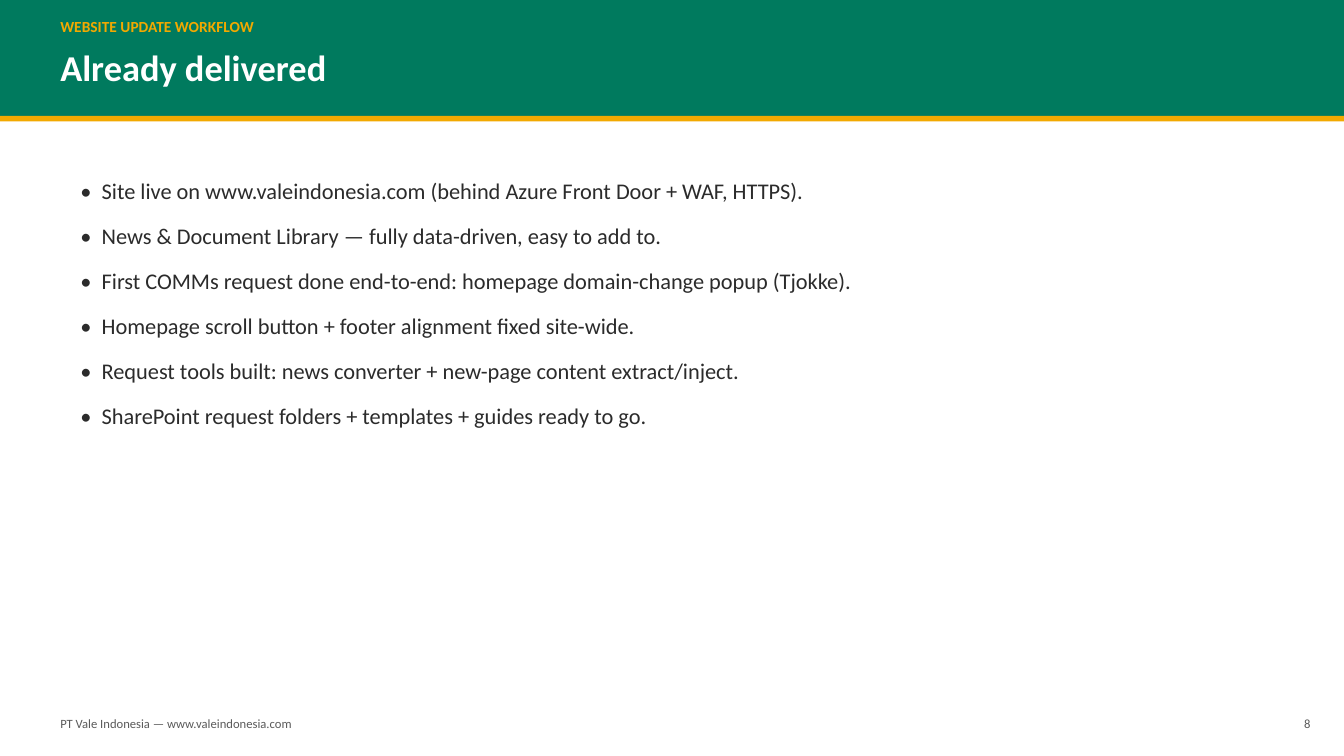
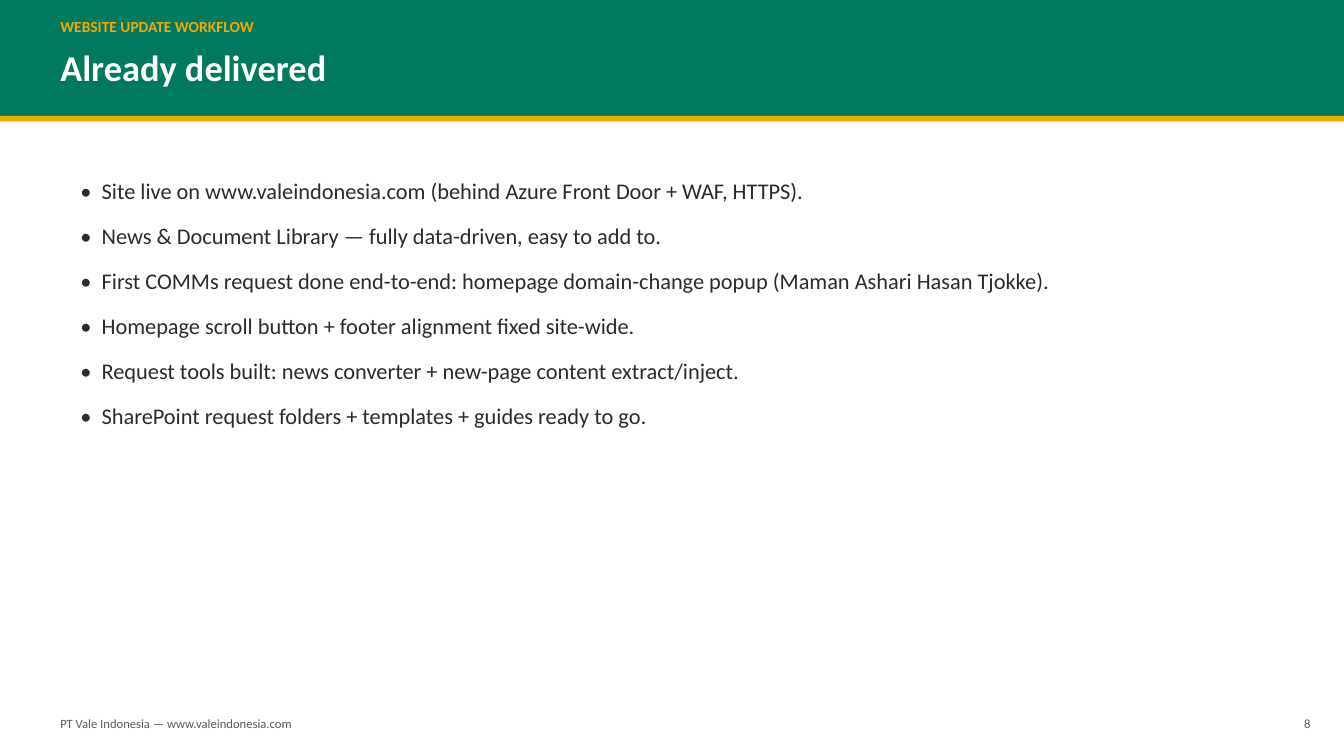
Before and after one commit to feiry/vale-website-static, a slide deck: slide 8 of docs/COMMs-Website-Update-Workflow.pptx. Drawn at 1344x756 pixels with LibreOffice and Linux fonts; fonts in the diff are those of the drawing. Boxes give left, top, right and bottom in pixels: in the first picture for what was removed or moved away, otherwise in the second. Text is boxed around its words. In the diff, an @@ line names an element or a change of style, - is before the commit and + after.

```diff
--- a/docs/COMMs-Website-Update-Workflow.pptx
+++ b/docs/COMMs-Website-Update-Workflow.pptx
@@ text at bbox=[102, 273, 1049, 293]: text changed @@
-• First COMMs request done end-to-end: homepage domain-change popup (Tjokke).
+• First COMMs request done end-to-end: homepage domain-change popup (Maman Ashari Hasan Tjokke).
```
Also in this commit, not shown: 1 other slide changed, 1 other file.
